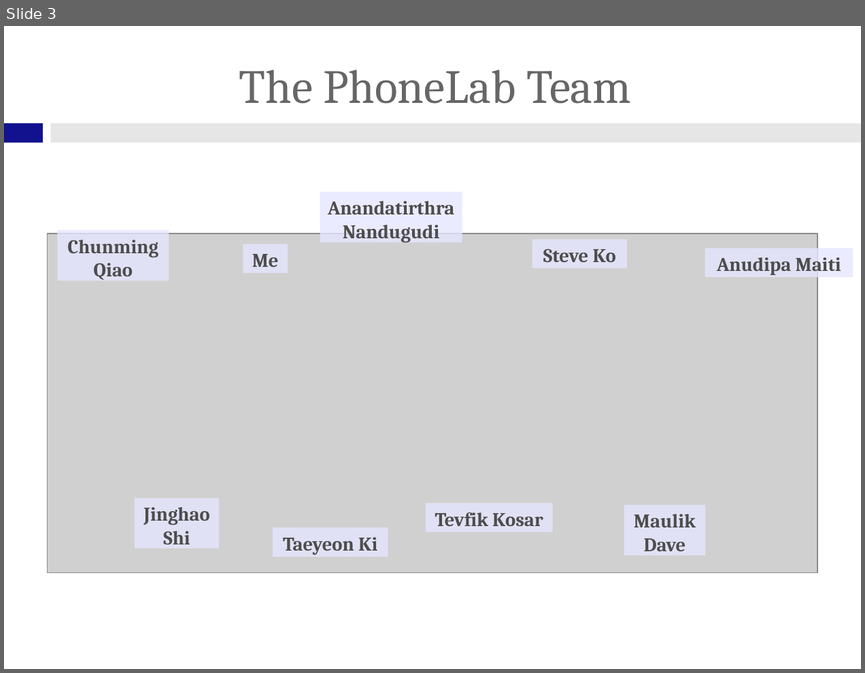
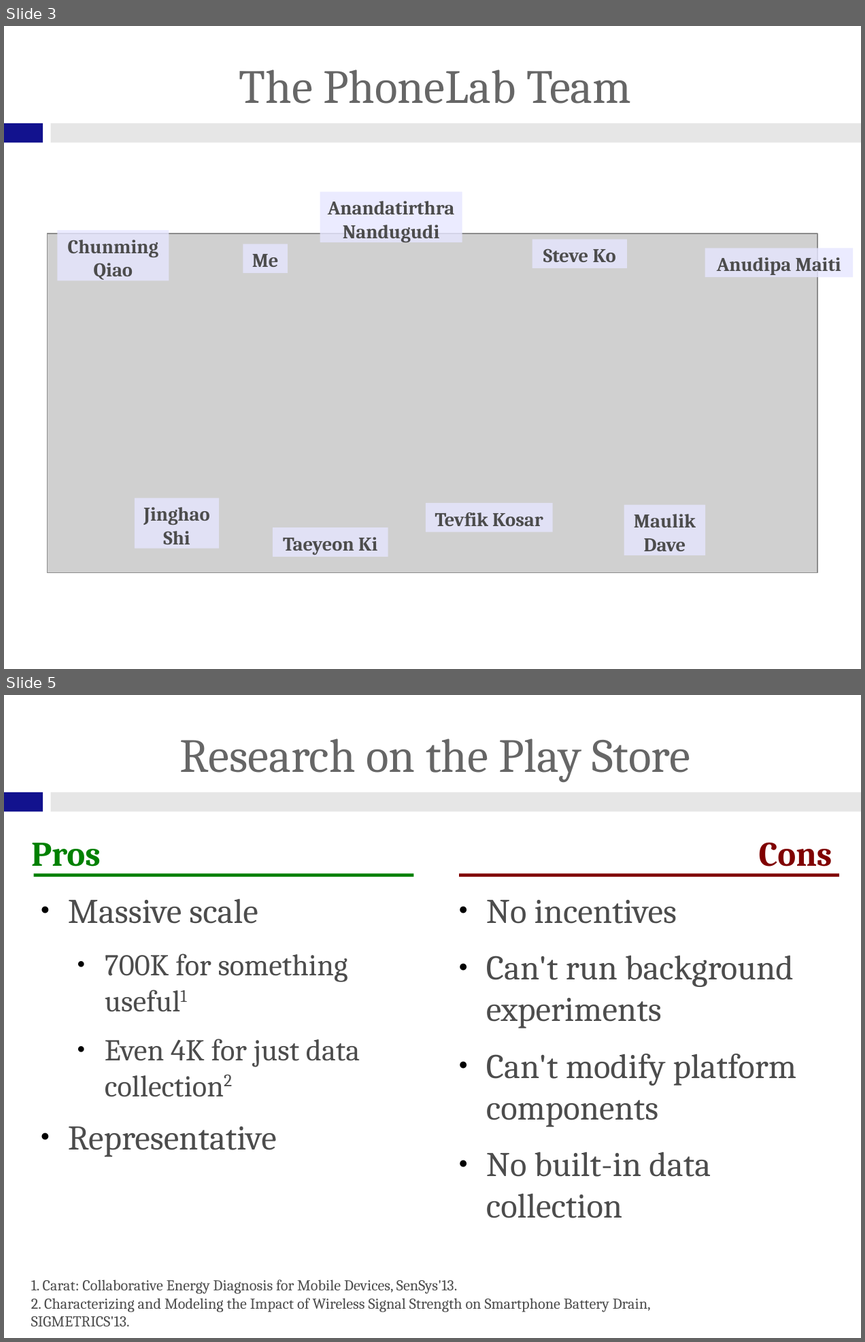
Before and after one commit to gchallen/talks.sensemine2013-phonelab, a slide deck: talk.odp. Shown one above the other, each under a label of ours: slide 3 before the commit, slides 3 and 5 after it; the slides between them are not shown. The pictures are 865x673 and 865x1342 pixels, drawn with LibreOffice and Linux fonts; fonts in the diff are those of the drawing; grey boxes stand for pictures; background and template pictures are left out. Boxes give left, top, right and bottom in pixels: in the first picture for what was removed or moved away, otherwise in the second. Text is boxed around its words. In the diff, an @@ line names an element or a change of style, - is before the commit and + after.

```diff
--- a/talk.odp
+++ b/talk.odp
@@ slide 5 added at [4,695,861,1338], background #FFFFFF; not listed: 2 template elements that a slide beside it also shows @@
@@ title added at [180,739,690,782], 44 pt, text #666666 @@
+Research on the Play Store
@@ text added at [31,843,360,1157], 28 pt, text #4C4C4C @@
+Pros
+● Massive scale
+  ● 700K for something useful1
+  ● Even 4K for just data collection2
+● Representative
@@ text added at [486,842,832,1218], 32 pt, text #4C4C4C @@
+Cons
+● No incentives
+● Can't run background experiments
+● Can't modify platform components
+● No built-in data collection
@@ line added from (33, 875) to (414, 875), #008000 2.89 pt @@
@@ line added from (459, 875) to (839, 875), #800000 2.89 pt @@
@@ text added at [31,1279,651,1326], 14 pt, text #4C4C4C @@
+1. Carat: Collaborative Energy Diagnosis for Mobile Devices, SenSys'13.
+2. Characterizing and Modeling the Impact of Wireless Signal Strength on Smartphone Battery Drain, SIGMETRICS'13.
```
Also in this commit, not shown: 4 other slides added, 1 slide removed, 8 other files.
